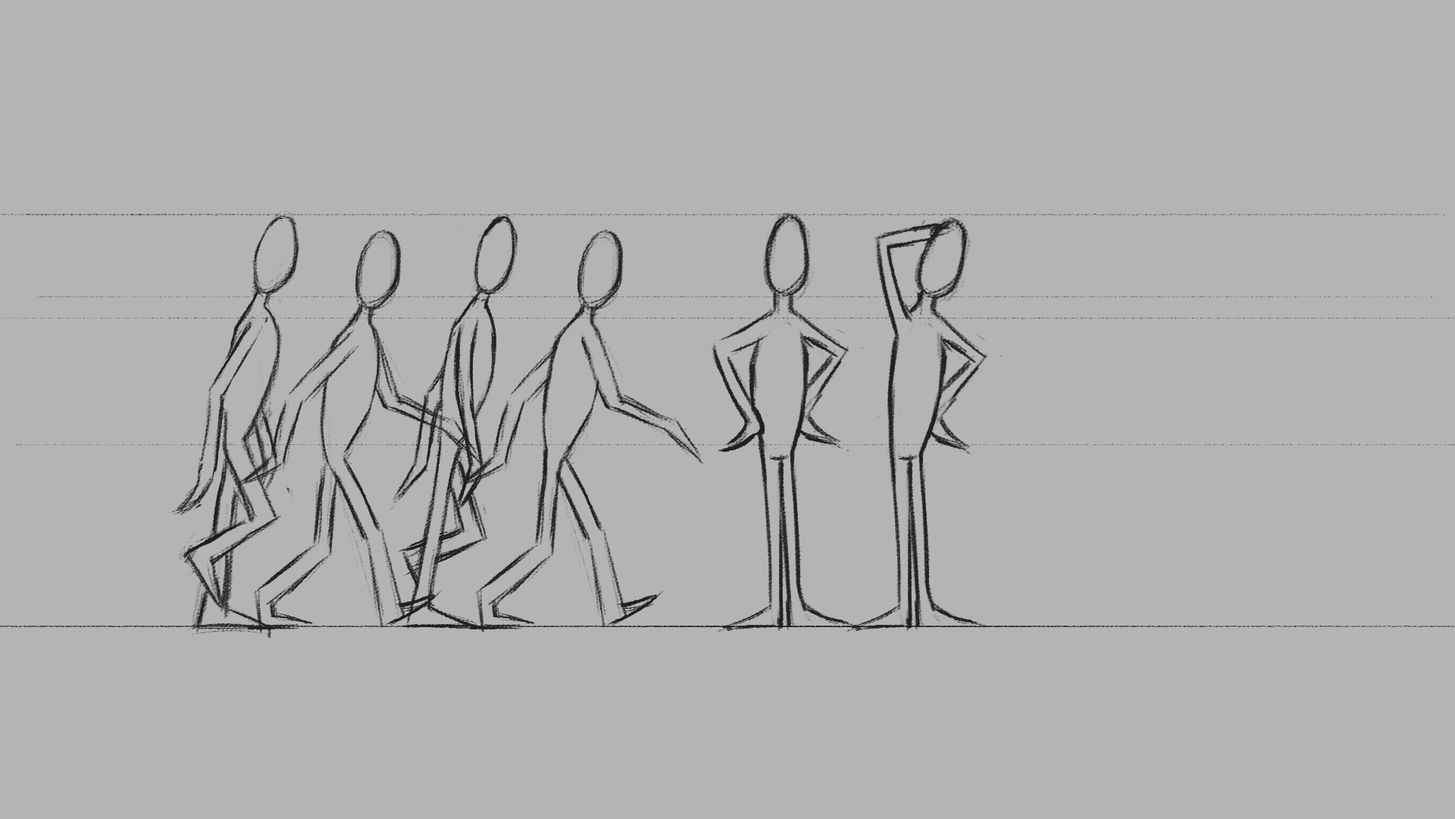
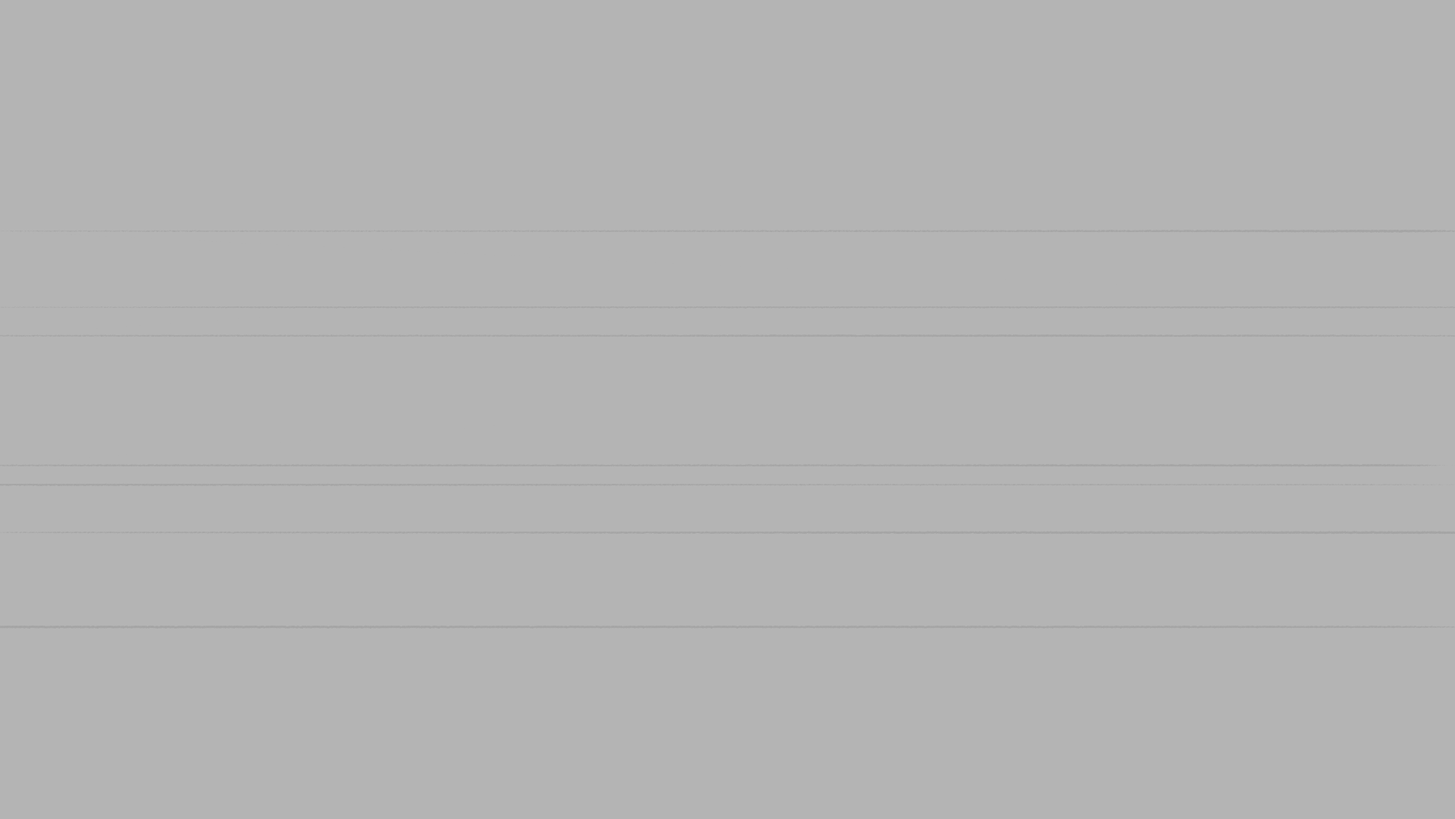
Layer changes from the first 1455×819 image to the second:
removed layer "Layer 8" over <box>844,213,1003,633</box>
removed layer "Layer 7" over <box>707,210,865,633</box>
renamed "Layer 6" to "Walk", painted on it over <box>458,221,708,633</box>
removed layer "Layer 5" over <box>384,209,519,630</box>
"Layer 4": opacity 100% → 10%, painted on it over <box>0,228,1455,633</box>
removed layer "Layer 2" over <box>168,210,512,639</box>
removed layer "Layer 3" over <box>0,211,1455,628</box>
